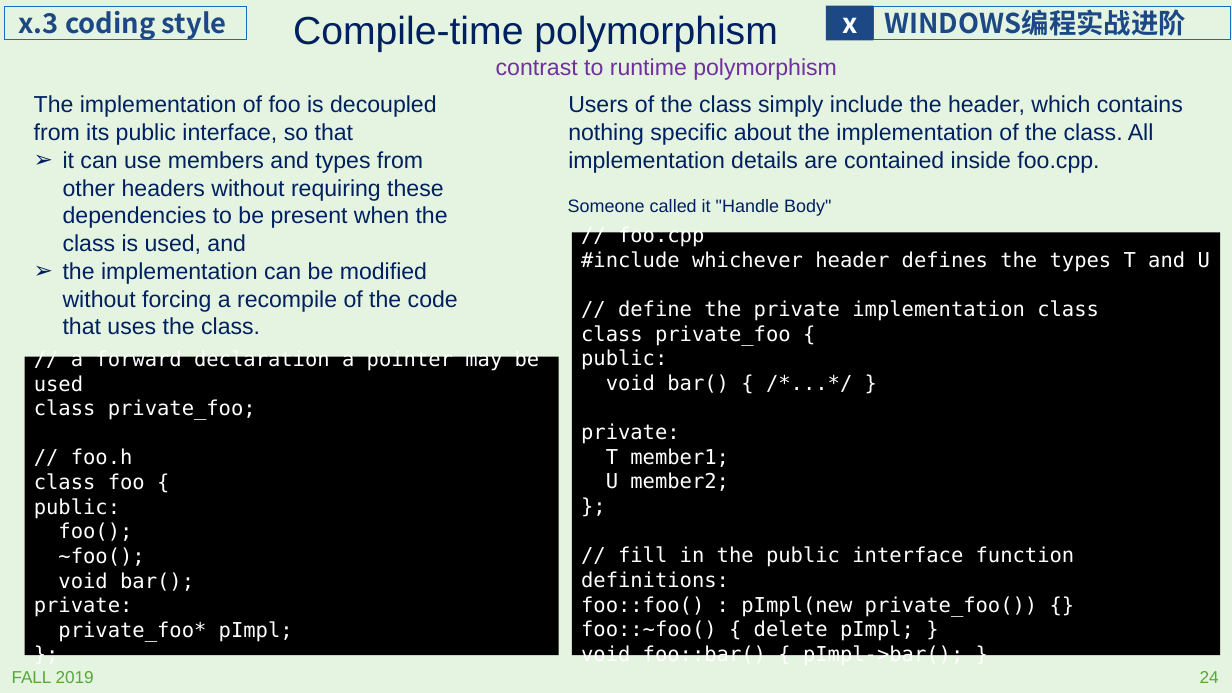
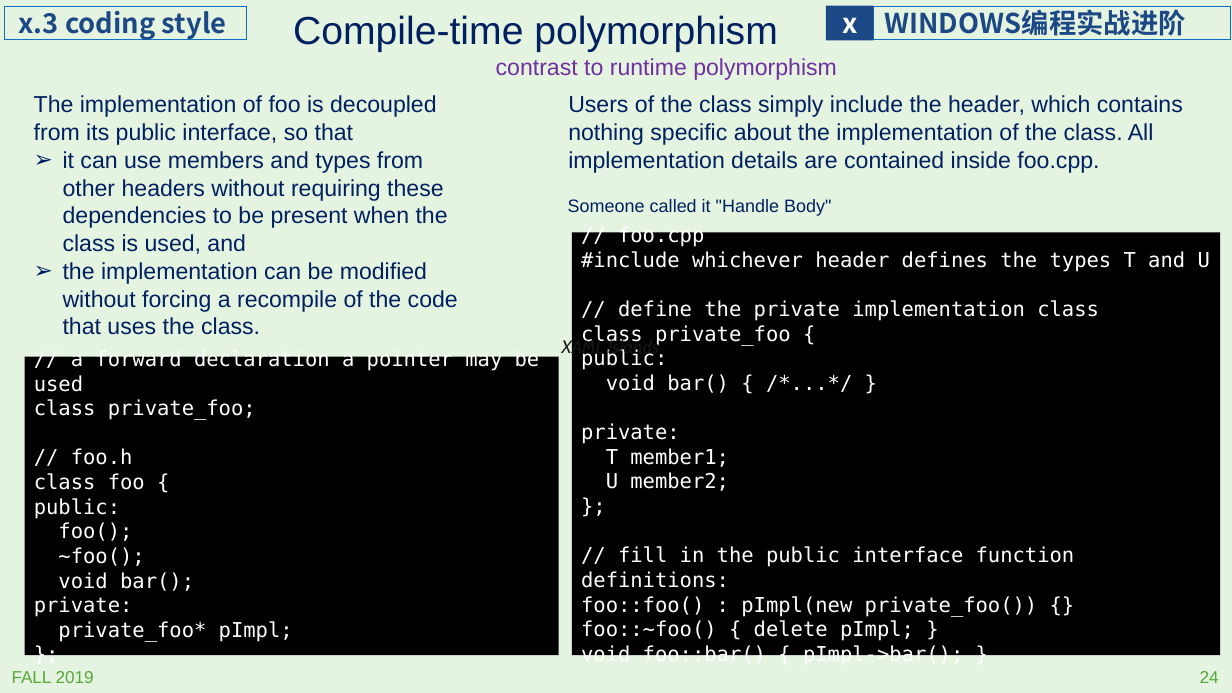
Before and after one commit to programming-windows/ppt, a slide deck: slide 24 of programmingWindows_extra.pptx. Drawn at 1232x693 pixels with LibreOffice and Linux fonts; fonts in the diff are those of the drawing. Boxes give left, top, right and bottom in pixels: in the first picture for what was removed or moved away, otherwise in the second. Text is boxed around its words. In the diff, an @@ line names an element or a change of style, - is before the commit and + after.

```diff
--- a/programmingWindows_extra.pptx
+++ b/programmingWindows_extra.pptx
@@ text added at <box>562,338,663,358</box>, 14 pt, text #171717, italic @@
+XAML Islands.
```
Also in this commit, not shown: 1 other slide changed, 7 slides added.
